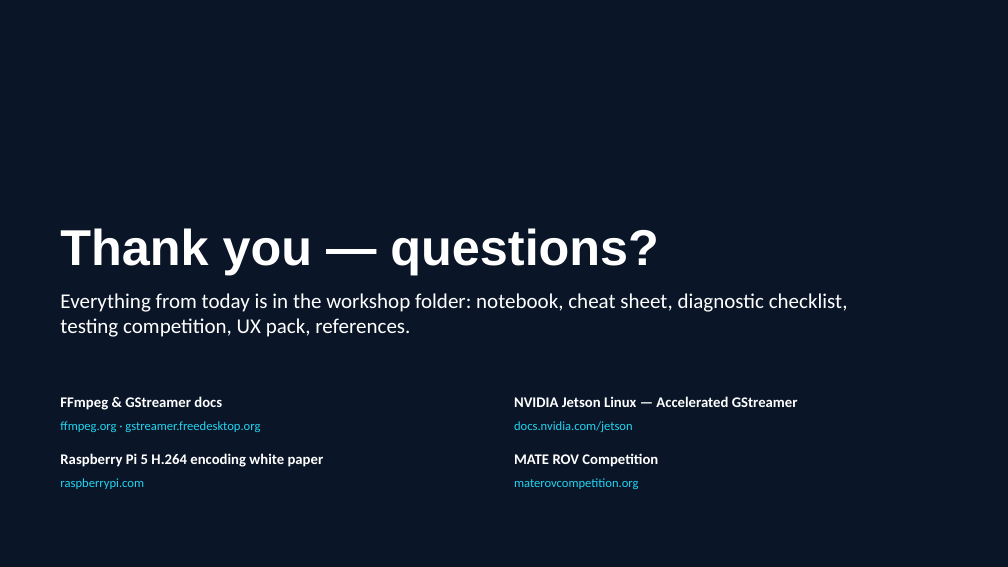
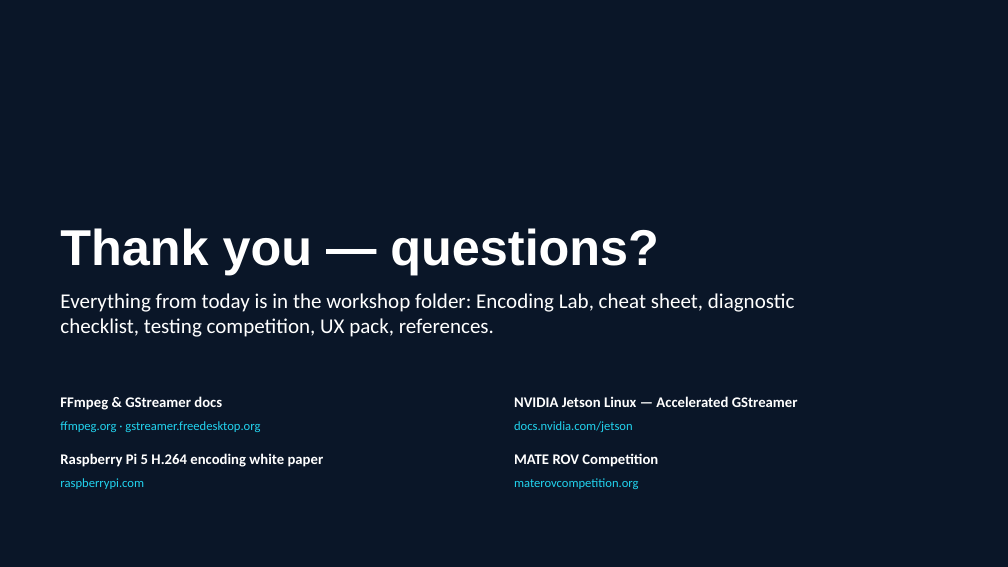
Before and after one commit to YoussefAbbas2001/video-streaming, a slide deck: slide 36 of presentation/MIA_Software_Dev_Cycle.pptx (slide 35 before the commit). Drawn at 1008x567 pixels with LibreOffice and Linux fonts; fonts in the diff are those of the drawing; background and template pictures are left out. Boxes give left, top, right and bottom in pixels: in the first picture for what was removed or moved away, otherwise in the second. Text is boxed around its words. In the diff, an @@ line names an element or a change of style, - is before the commit and + after.

```diff
--- a/presentation/MIA_Software_Dev_Cycle.pptx
+++ b/presentation/MIA_Software_Dev_Cycle.pptx
@@ text at [60, 293, 795, 337]: text changed @@
-Everything from today is in the workshop folder: notebook, cheat sheet, diagnostic checklist, testing competition, UX pack, references.
+Everything from today is in the workshop folder: Encoding Lab, cheat sheet, diagnostic checklist, testing competition, UX pack, references.
```
Also in this commit, not shown: 1 slide added, 24 other files.
